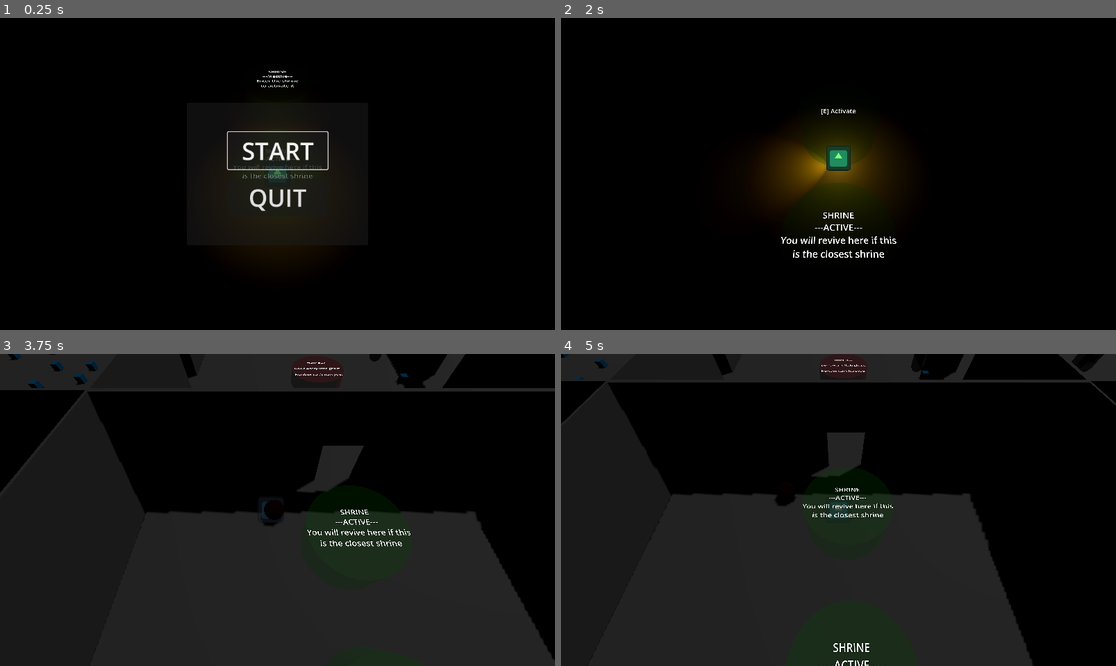
Above: before the commit, frames 1-4 (two rows, left to right).
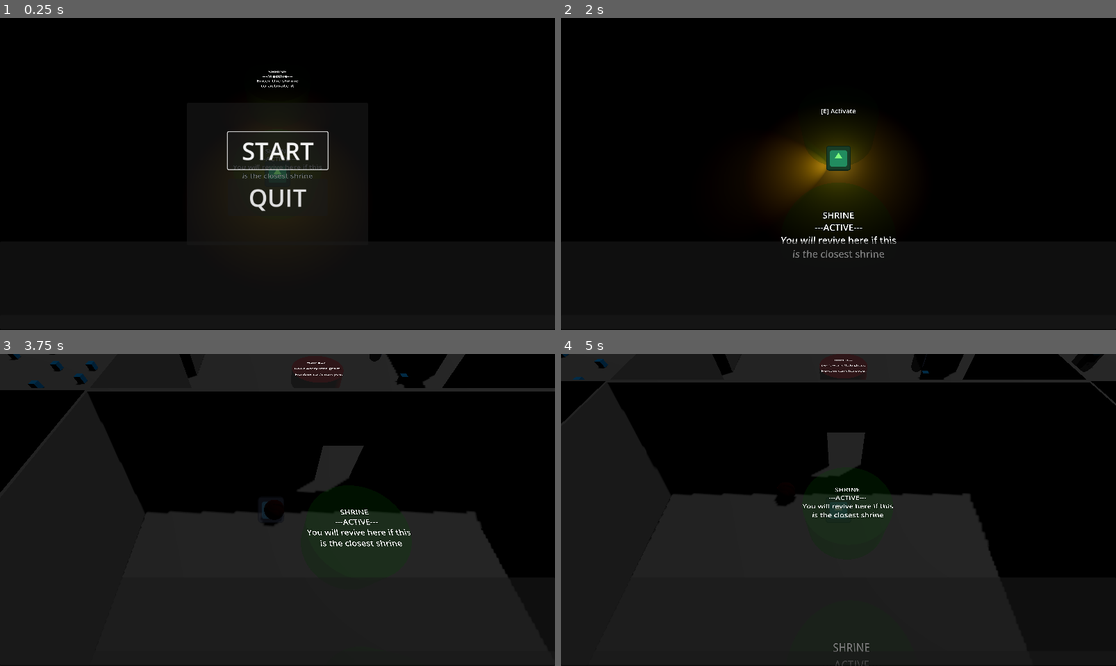
Above: after the commit, the same moments.

Repository: Rusty-Rat-Studios/dead-living-and-dying
Game: Godot game, scene res://game.tscn
The game is run twice, just before and just after one commit, with the same random seed, the same clock (stepped at 60 frames per second) and the same inputs. The engine's default icon, where the game draws it, is replaced by a stand-in: a white triangle on a blue panel in a dark square.
Inputs (mouse positions are in pixels of both pictures, inside the frame that each line leads up to):
- Up to frame 1 (0.25 s): no input
- Up to frame 2 (2 s): click "START" at 0.5 s; tap Enter at 1.25 s; move the mouse to (810, 236) at 1.27 s; hold Up (ui_up) from 1.28 s (still down); tap E (interact) at 1.35 s; tap Keypad Enter (ui_accept) at 1.52 s
- Up to frame 3 (3.75 s): move the mouse to (444, 556) at 2.02 s; tap Tab at 2.1, 3.6 s; tap Keypad Enter (ui_accept) at 2.27 s; move the mouse to (111, 463) at 2.77 s; release Up (ui_up) at 2.78 s; hold Left (ui_left) from 2.78 s (still down); tap E (interact) at 2.85 s; move the mouse to (305, 510) at 3.52 s
- Up to frame 4 (5 s): tap Keypad Enter (ui_accept) at 3.77, 4.52 s; move the mouse to (755, 432) at 4.27 s; release Left (ui_left) at 4.28 s; hold Down (ui_down) from 4.28 s (still down); tap E (interact) at 4.35 s

The runs differ from the first frame. In frame 2, 0.2% of the frame differs, in the area x 39-61%, y 71-77%; in frame 3, less than 0.1%; in frame 4, 0.2%.

Commit message:
Debug Console scene

Diff:
--- a/game.tscn
+++ b/game.tscn
@@ -14,6 +14,8 @@
 [ext_resource type="PackedScene" uid="uid://bson3umirpot2" path="res://map/wall_without_door.tscn" id="12_5tnol"]
 [ext_resource type="PackedScene" uid="uid://bcep1wbs2caas" path="res://possessable/possessable.tscn" id="13_66ase"]
 [ext_resource type="PackedScene" uid="uid://dic5onsop66y4" path="res://ui/game_menu.tscn" id="13_owhbc"]
+[ext_resource type="PackedScene" uid="uid://bwmbngtw81o3y" path="res://ui/debug_console.tscn" id="15_rbtf5"]
+[ext_resource type="Script" path="res://ui/debug_console.gd" id="16_7kd88"]
 
 [sub_resource type="CylinderShape3D" id="CylinderShape3D_eitr8"]
 radius = 2.0
@@ -258,3 +260,7 @@
 [node name="UI" type="CanvasLayer" parent="."]
 
 [node name="GameMenu" parent="UI" instance=ExtResource("13_owhbc")]
+visible = false
+
+[node name="DebugConsole" parent="UI" instance=ExtResource("15_rbtf5")]
+script = ExtResource("16_7kd88")
--- /dev/null
+++ b/ui/debug_console.gd
@@ -0,0 +1,11 @@
+extends Control
+
+
+# Called when the node enters the scene tree for the first time.
+func _ready() -> void:
+	pass # Replace with function body.
+
+
+# Called every frame. 'delta' is the elapsed time since the previous frame.
+func _process(delta: float) -> void:
+	pass
--- /dev/null
+++ b/ui/debug_console.tscn
@@ -0,0 +1,41 @@
+[gd_scene format=3 uid="uid://bwmbngtw81o3y"]
+
+[node name="DebugConsole" type="Control"]
+layout_mode = 3
+anchors_preset = 12
+anchor_top = 1.0
+anchor_right = 1.0
+anchor_bottom = 1.0
+grow_horizontal = 2
+grow_vertical = 0
+
+[node name="Panel" type="Panel" parent="."]
+layout_mode = 1
+anchors_preset = 12
+anchor_top = 1.0
+anchor_right = 1.0
+anchor_bottom = 1.0
+offset_top = -184.0
+grow_horizontal = 2
+grow_vertical = 0
+
+[node name="LineEdit" type="LineEdit" parent="Panel"]
+layout_mode = 1
+anchors_preset = 12
+anchor_top = 1.0
+anchor_right = 1.0
+anchor_bottom = 1.0
+offset_top = -31.0
+grow_horizontal = 2
+grow_vertical = 0
+
+[node name="RichTextLabel" type="RichTextLabel" parent="Panel"]
+layout_mode = 1
+anchors_preset = 10
+anchor_right = 1.0
+offset_bottom = 153.0
+grow_horizontal = 2
+focus_mode = 2
+selection_enabled = true
+deselect_on_focus_loss_enabled = false
+drag_and_drop_selection_enabled = false
Not shown: 1 places in game.tscn that only renumber resources
